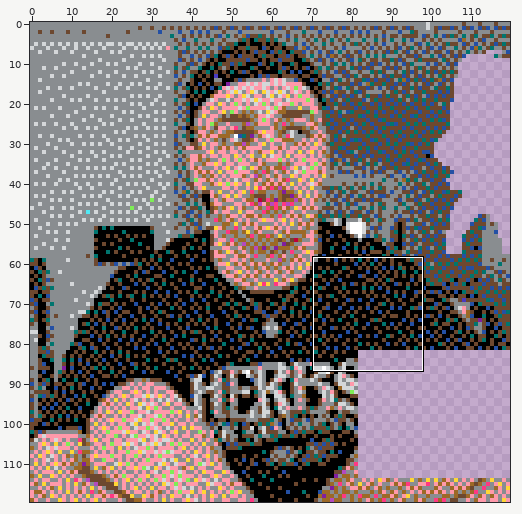
File history of a sprite sheet, pictures/kewin.png. Above, an overview of the earlier version with the close-up marked.
Close-up. The starting point:
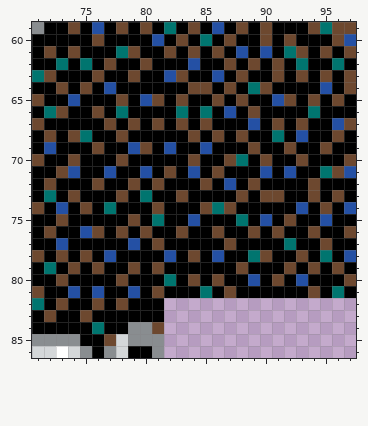
The file is 120x120 pixels. Shown: x 71..97, y 59..86. The commit also changed other parts of the picture, which this record leaves out.
New version:
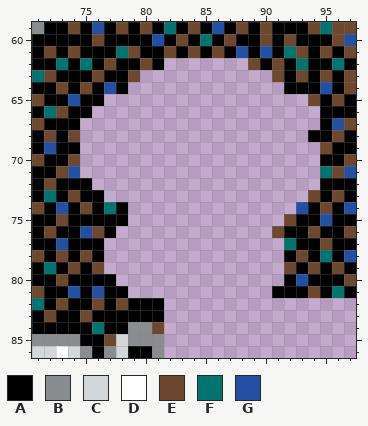
Palette (. is transparent): A #000000  B #898d90  C #d4d7d9  D #ffffff  E #6d482f  F #00756f  G #2450a4
Difference:
{"y":62,"x":82,"old":"AAGAAEA","new":"......."}
{"y":63,"x":80,"old":"AAGEAAGAEAA","new":"..........."}
{"y":64,"x":79,"old":"AAAAAEEAEAFEA","new":"............."}
{"y":65,"x":77,"old":"AEAGEAEAAEAEAAGEA","new":"................."}
{"y":66,"x":76,"old":"EAFAAAAFAFAGAEAAAAF","new":"..................."}
{"y":67,"x":75,"old":"AAEAEAEAEAEAAAGAEAEA","new":"...................."}
{"y":68,"x":75,"old":"FAAEAAAAAEAEAEAAFAG","new":"..................."}
{"y":69,"x":75,"old":"AEAAGEAGAAGAAAEAAEAA","new":"...................."}
{"y":70,"x":75,"old":"AAAEAAAAAEAAEFAEAAEA","new":"...................."}
{"y":71,"x":75,"old":"AAGAAGAEAGAEAAAGAGAA","new":"...................."}
{"y":72,"x":76,"old":"EAAEAEAAAEAGAEAAAAE","new":"..................."}
{"y":73,"x":77,"old":"AEAFAAEAAAAEAEEAA","new":"................."}
{"y":74,"x":79,"old":"AAEAAAEFEAAAAA","new":".............."}
{"y":75,"x":79,"old":"EAFAAGAAAFAGA","new":"............."}
{"y":76,"x":78,"old":"EAEAAEAAEAAEA","new":"............."}
{"y":77,"x":77,"old":"AAGAEAAAAAEAAAA","new":"..............."}
{"y":78,"x":77,"old":"GAAAAGAEAGAAFEA","new":"..............."}
{"y":79,"x":77,"old":"AAEAEAAAAAAEAAA","new":"..............."}
{"y":80,"x":78,"old":"EAAAFAEAEAAGAE","new":".............."}
{"y":81,"x":79,"old":"GAEAAAFAEAAA","new":"............"}
